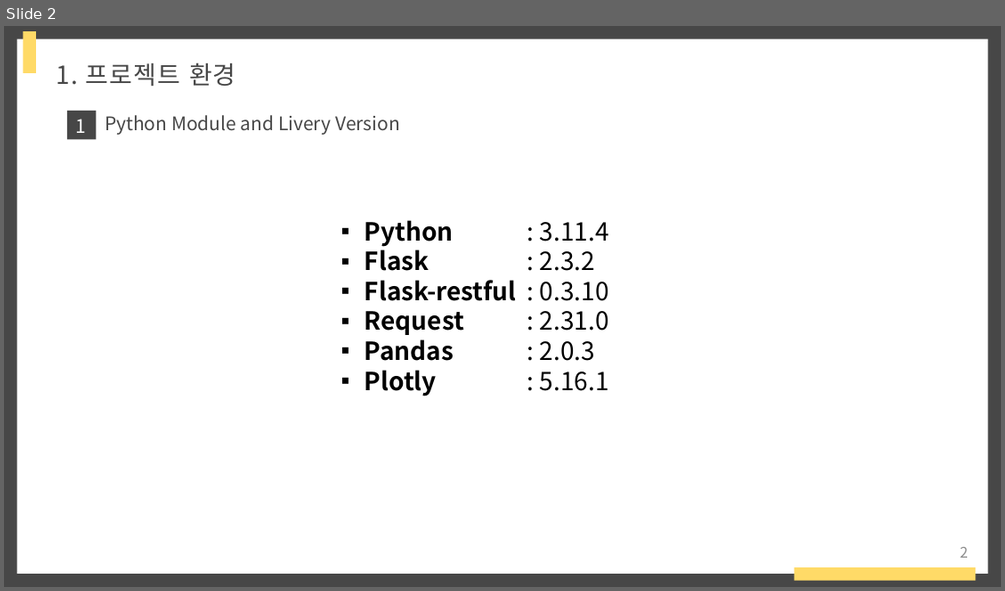
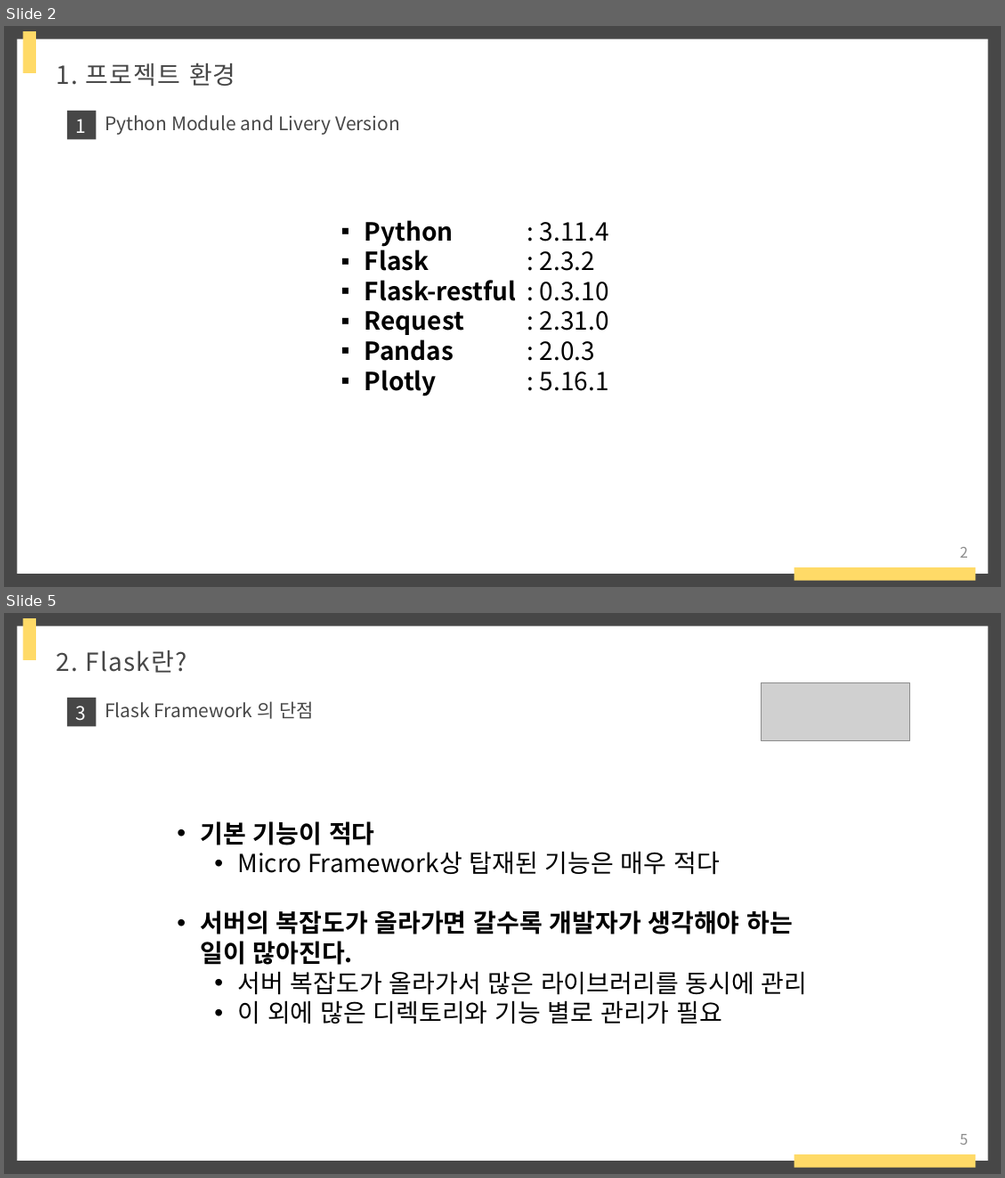
Before and after one commit to raccoon-coding/Eins-Internship, a slide deck: 아인스에스엔시 발표.pptx. Shown one above the other, each under a label of ours: slide 2 before the commit, slides 2 and 5 after it; the slides between them are not shown. The pictures are 1005x591 and 1005x1178 pixels, drawn with LibreOffice and Linux fonts; fonts in the diff are those of the drawing; grey boxes stand for pictures. Boxes give left, top, right and bottom in pixels: in the first picture for what was removed or moved away, otherwise in the second. Text is boxed around its words. In the diff, an @@ line names an element or a change of style, - is before the commit and + after.

```diff
--- a/아인스에스엔시 발표.pptx
+++ b/아인스에스엔시 발표.pptx
@@ slide 5 added at (x1=4, y1=613, x2=1001, y2=1174), background #474747; not listed: 5 template elements that a slide beside it also shows @@
@@ text added at (x1=57, y1=650, x2=186, y2=673), 24 pt, text #474747 @@
+2. Flask란?
@@ picture added at (x1=761, y1=683, x2=909, y2=741) @@
@@ text added at (x1=76, y1=706, x2=87, y2=721), 18 pt, text #FFFFFF @@
+3
@@ text added at (x1=105, y1=701, x2=314, y2=719), 18 pt, text #474747 @@
+Flask Framework 의 단점
@@ text added at (x1=201, y1=821, x2=808, y2=1024), 24 pt, text #000000 @@
+• 기본 기능이 적다
+  • Micro Framework상 탑재된 기능은 매우 적다
+• 서버의 복잡도가 올라가면 갈수록 개발자가 생각해야 하는 일이 많아진다.
+  • 서버 복잡도가 올라가서 많은 라이브러리를 동시에 관리
+  • 이 외에 많은 디렉토리와 기능 별로 관리가 필요
```
Also in this commit, not shown: 12 slides changed, 4 other slides added, 13 other files.
